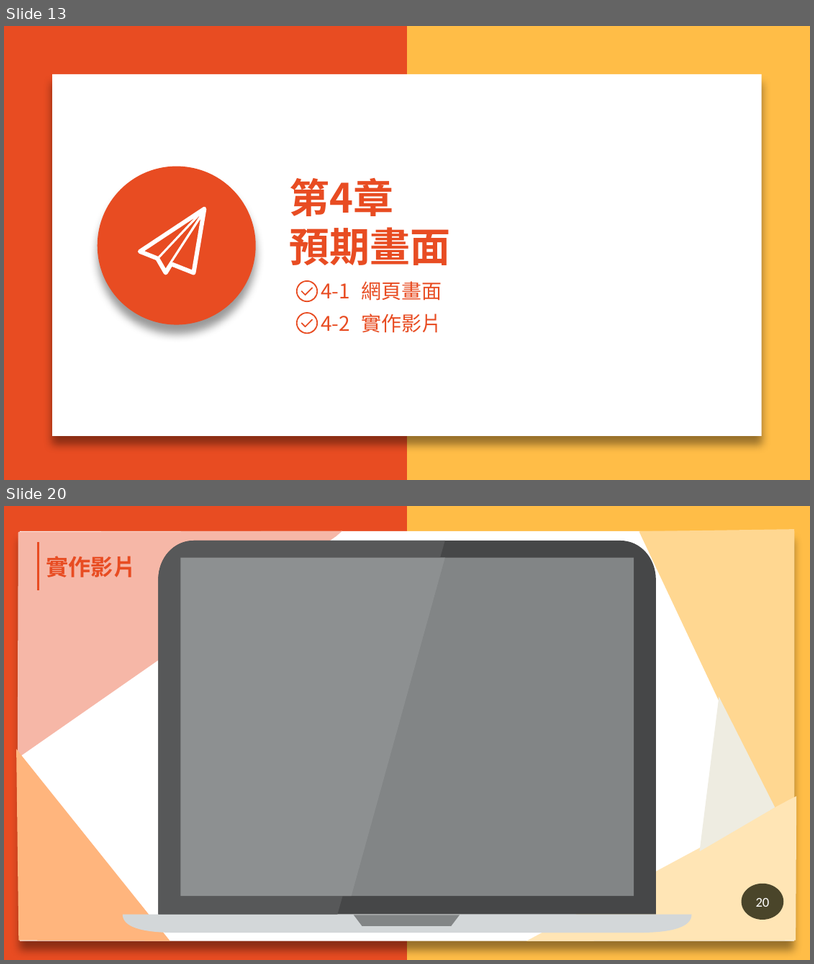
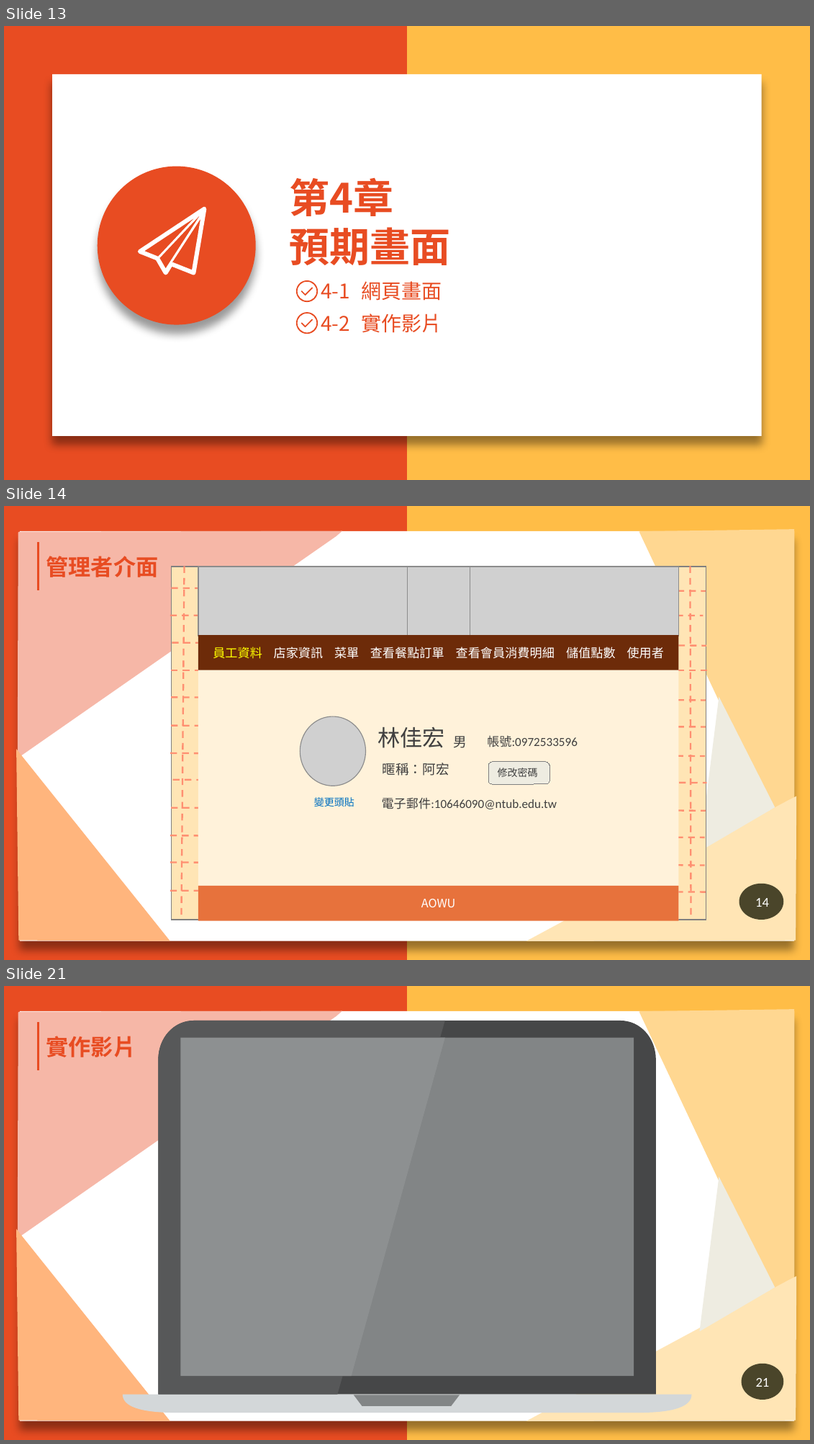
Before and after one commit to N1066442/board-game, a slide deck: 第109408組-AOWU桌遊GO-ppt.pptx. Shown one above the other, each under a label of ours: slides 13 and 20 before the commit, slides 13, 14 and 21 after it; the slides between them are not shown. The pictures are 814x964 and 814x1444 pixels, drawn with LibreOffice and Linux fonts; fonts in the diff are those of the drawing; grey boxes stand for pictures; background and template pictures are left out. Boxes give left, top, right and bottom in pixels: in the first picture for what was removed or moved away, otherwise in the second. Text is boxed around its words. In the diff, an @@ line names an element or a change of style, - is before the commit and + after.

```diff
--- a/第109408組-AOWU桌遊GO-ppt.pptx
+++ b/第109408組-AOWU桌遊GO-ppt.pptx
@@ slide 14 added at <box>4,506,810,960</box>, background #FFBD47; not listed: 8 template elements that a slide beside it also shows @@
@@ text added at <box>46,556,159,577</box>, 20 pt, text #E84C22, bold @@
+管理者介面
@@ rectangle added at <box>171,566,707,920</box>, fill #FFE5B5, outline #808080 1 pt @@
@@ line added from (185, 566) to (181, 919), #FF8F71 1.5 pt dashed @@
@@ line added from (690, 566) to (691, 919), #FF8F71 1.5 pt dashed @@
@@ line added from (171, 588) to (707, 591), #FF8F71 1.5 pt dashed @@
@@ line added from (170, 615) to (703, 615), #FF8F71 1.5 pt dashed @@
@@ line added from (172, 642) to (707, 646), #FF8F71 1.5 pt dashed @@
@@ text added at <box>213,646,262,659</box>, 11 pt, text #FFFF00 @@
+員工資料
@@ text added at <box>274,646,324,659</box>, 11 pt, text #FFFFFF @@
+店家資訊
@@ text added at <box>334,646,359,659</box>, 11 pt, text #FFFFFF @@
+菜單
@@ text added at <box>370,646,445,659</box>, 11 pt, text #FFFFFF @@
+查看餐點訂單
@@ text added at <box>456,646,555,659</box>, 11 pt, text #FFFFFF @@
+查看會員消費明細
@@ text added at <box>566,646,616,659</box>, 11 pt, text #FFFFFF @@
+儲值點數
@@ text added at <box>628,646,664,659</box>, 11 pt, text #FFFFFF @@
+使用者
@@ line added from (171, 670) to (707, 670), #FF8F71 1.5 pt dashed @@
@@ line added from (171, 697) to (705, 700), #FF8F71 1.5 pt dashed @@
@@ picture added at <box>300,716,365,786</box> @@
@@ line added from (171, 726) to (705, 727), #FF8F71 1.5 pt dashed @@
@@ text added at <box>378,726,445,748</box>, 20 pt, text #404040 @@
+林佳宏
@@ text added at <box>454,736,468,748</box>, 12 pt, text #404040 @@
+男
@@ text added at <box>487,735,578,747</box>, 11 pt, text #404040 @@
+帳號:0972533596
@@ line added from (170, 753) to (705, 756), #FF8F71 1.5 pt dashed @@
@@ text added at <box>383,762,450,775</box>, 12 pt, text #404040 @@
+暱稱：阿宏
@@ rounded rectangle added at <box>489,762,550,784</box>, fill #EEECE1, outline #808080 0.75 pt, 9 pt, text #404040 @@
+修改密碼
@@ line added from (173, 780) to (707, 782), #FF8F71 1.5 pt dashed @@
@@ line added from (171, 808) to (705, 810), #FF8F71 1.5 pt dashed @@
@@ text added at <box>314,797,355,806</box>, 9 pt, text #0070C0 @@
+變更頭貼
@@ text added at <box>382,798,558,809</box>, 11 pt, text #404040 @@
+電子郵件:10646090@ntub.edu.tw
@@ line added from (170, 835) to (705, 837), #FF8F71 1.5 pt dashed @@
@@ line added from (170, 862) to (705, 865), #FF8F71 1.5 pt dashed @@
@@ line added from (170, 890) to (705, 891), #FF8F71 1.5 pt dashed @@
@@ group added at <box>198,566,679,921</box>: 3 rectangles, 2 pictures @@
+AOWU
@@ page number added at <box>739,883,784,920</box>, fill #4A452A, 12 pt, text #FFFFFF @@
+14
@@ what was slide 20 is now slide 21 @@
@@ page number at <box>756,1378,770,1386</box>: text changed @@
-20
+21
```
Also in this commit, not shown: 6 slides changed.
